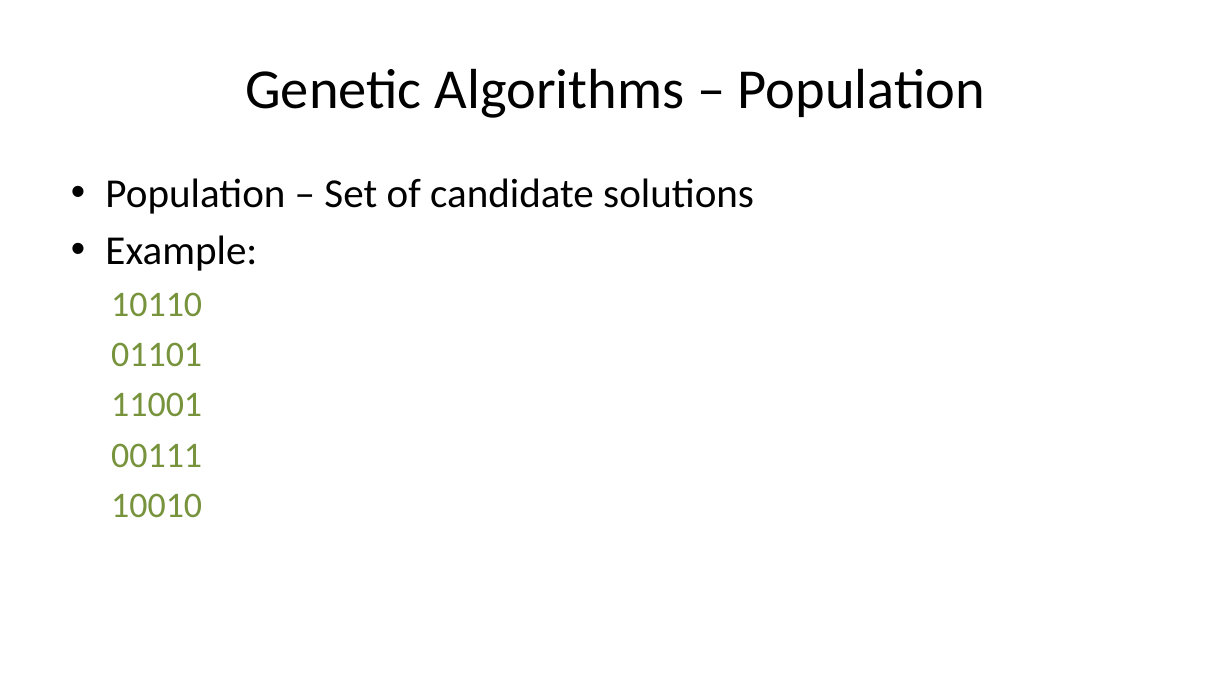
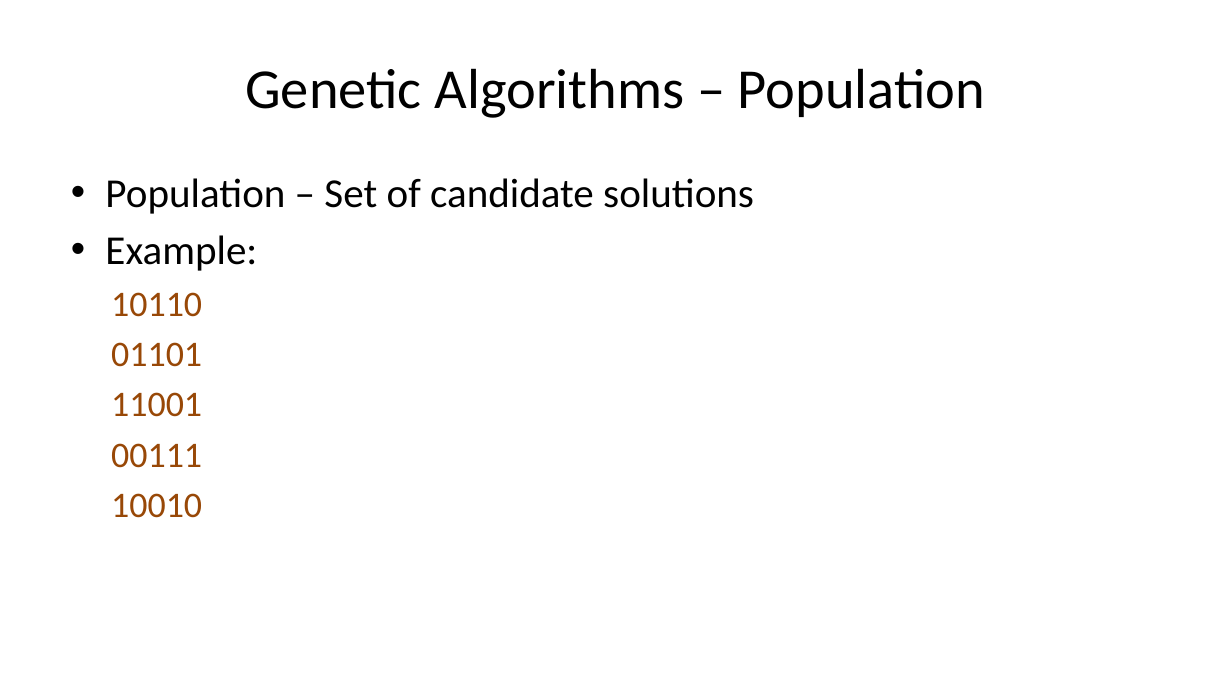
Before and after one commit to look4pritam/GeneticAlgorithm, a slide deck: slide 8 of Presentations/GeneticAlgorithms.pptx. Drawn at 1232x693 pixels with LibreOffice and Linux fonts; fonts in the diff are those of the drawing. Boxes give left, top, right and bottom in pixels: in the first picture for what was removed or moved away, otherwise in the second. Text is boxed around its words. In the diff, an @@ line names an element or a change of style, - is before the commit and + after.

```diff
--- a/Presentations/GeneticAlgorithms.pptx
+++ b/Presentations/GeneticAlgorithms.pptx
@@ text at [111,292,202,518]: text colour #77933C to #984807 in "10110", "01101", "11001", "00111" and 1 more places @@
```
Also in this commit, not shown: 2 slides added.
